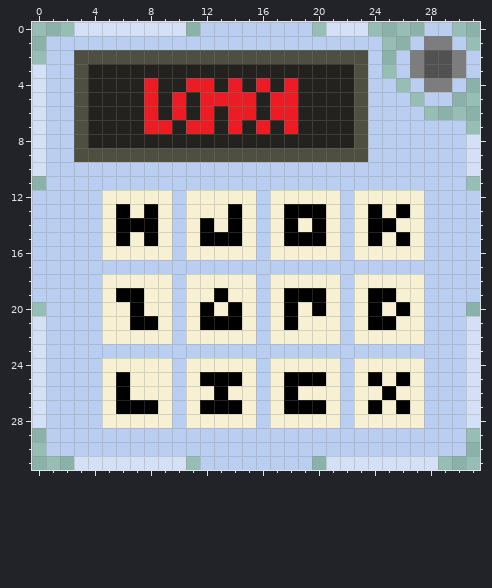
Pixel-art sprite, stored at Icons/Caesar Cipher.png. This is how it looked before the edit.
The file is 32x32 pixels.
After:
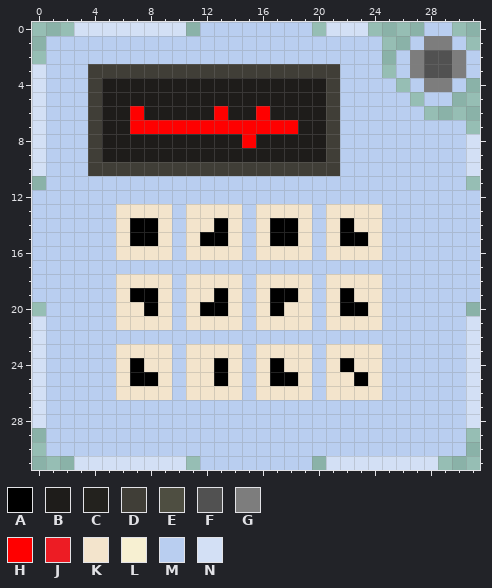
Palette (. is transparent): A #000000  B #1e1c1a  C #23221e  D #403e37  E #4e4e41  F #515151  G #7d7d7d  H #ff0000  J #ed1c24  K #f3e4cc  L #f7f0d2  M #b9cef0  N #d3e0f5
Changes in this commit:
@@ x 0..31 @@
  1 .MMMMMMMMMMMMMMMMMMMMMMMM..MGGM.
- 2 .MMEEEEEEEEEEEEEEEEEEEEEM.MGFFGM
- 3 NMMECCCCCCCCCCCCCCCCCCCEM.MGFFGM
- 4 NMMECCCCJCCJJCJCJCJCCCCEMM.MGGM.
- 5 NMMECCCCJCJCJJJJCJJCCCCEMMM.MM..
- 6 NMMECCCCJCJCJCJJCJJCCCCEMMMM....
- 7 NMMECCCCJJCJJCJCJCJCCCCEMMMMMMM.
- 8 NMMECCCCCCCCCCCCCCCCCCCEMMMMMMMN
- 9 NMMEEEEEEEEEEEEEEEEEEEEEMMMMMMMN
-10 NMMMMMMMMMMMMMMMMMMMMMMMMMMMMMMN
+ 2 .MMMMMMMMMMMMMMMMMMMMMMMM.MGFFGM
+ 3 NMMMDDDDDDDDDDDDDDDDDDMMM.MGFFGM
+ 4 NMMMDBBBBBBBBBBBBBBBBDMMMM.MGGM.
+ 5 NMMMDBBBBBBBBBBBBBBBBDMMMMM.MM..
+ 6 NMMMDBBHBBBBBHBBHBBBBDMMMMMM....
+ 7 NMMMDBBHHHHHHHHHHHHBBDMMMMMMMMM.
+ 8 NMMMDBBBBBBBBBBHBBBBBDMMMMMMMMMN
+ 9 NMMMDBBBBBBBBBBBBBBBBDMMMMMMMMMN
+10 NMMMDDDDDDDDDDDDDDDDDDMMMMMMMMMN
 11 .MMMMMMMMMMMMMMMMMMMMMMMMMMMMMM.
-12 MMMMMLLLLLMLLLLLMLLLLLMLLLLLMMMM
-13 MMMMMLALALMLLLALMLAAALMLALALMMMM
-14 MMMMMLAAALMLALALMLALALMLAALLMMMM
-15 MMMMMLALALMLAAALMLAAALMLALALMMMM
-16 MMMMMLLLLLMLLLLLMLLLLLMLLLLLMMMM
+12 MMMMMMMMMMMMMMMMMMMMMMMMMMMMMMMM
+13 MMMMMMKKKKMKKKKMKKKKMKKKKMMMMMMM
+14 MMMMMMKAAKMKKAKMKAAKMKAKKMMMMMMM
+15 MMMMMMKAAKMKAAKMKAAKMKAAKMMMMMMM
+16 MMMMMMKKKKMKKKKMKKKKMKKKKMMMMMMM
 17 MMMMMMMMMMMMMMMMMMMMMMMMMMMMMMMM
-18 MMMMMLLLLLMLLLLLMLLLLLMLLLLLMMMM
-19 MMMMMLAALLMLLALLMLAAALMLAALLMMMM
-20 .MMMMLLALLMLALALMLALALMLALALMMM.
-21 NMMMMLLAALMLAAALMLALLLMLAALLMMMN
-22 NMMMMLLLLLMLLLLLMLLLLLMLLLLLMMMN
-23 NMMMMMMMMMMMMMMMMMMMMMMMMMMMMMMN
-24 NMMMMLLLLLMLLLLLMLLLLLMLLLLLMMMN
-25 NMMMMLALLLMLAAALMLAAALMLALALMMMN
-26 NMMMMLALLLMLLALLMLALLLMLLALLMMMN
-27 NMMMMLAAALMLAAALMLAAALMLALALMMMN
-28 NMMMMLLLLLMLLLLLMLLLLLMLLLLLMMMN
+18 MMMMMMKKKKMKKKKMKKKKMKKKKMMMMMMM
+19 MMMMMMKAAKMKKAKMKAAKMKAKKMMMMMMM
+20 .MMMMMKKAKMKAAKMKAKKMKAAKMMMMMM.
+21 NMMMMMKKKKMKKKKMKKKKMKKKKMMMMMMN
+22 NMMMMMMMMMMMMMMMMMMMMMMMMMMMMMMN
+23 NMMMMMKKKKMKKKKMKKKKMKKKKMMMMMMN
+24 NMMMMMKAKKMKKAKMKAKKMKAKKMMMMMMN
+25 NMMMMMKAAKMKKAKMKAAKMKKAKMMMMMMN
+26 NMMMMMKKKKMKKKKMKKKKMKKKKMMMMMMN
+27 NMMMMMMMMMMMMMMMMMMMMMMMMMMMMMMN
+28 NMMMMMMMMMMMMMMMMMMMMMMMMMMMMMMN
 29 .MMMMMMMMMMMMMMMMMMMMMMMMMMMMMM.
